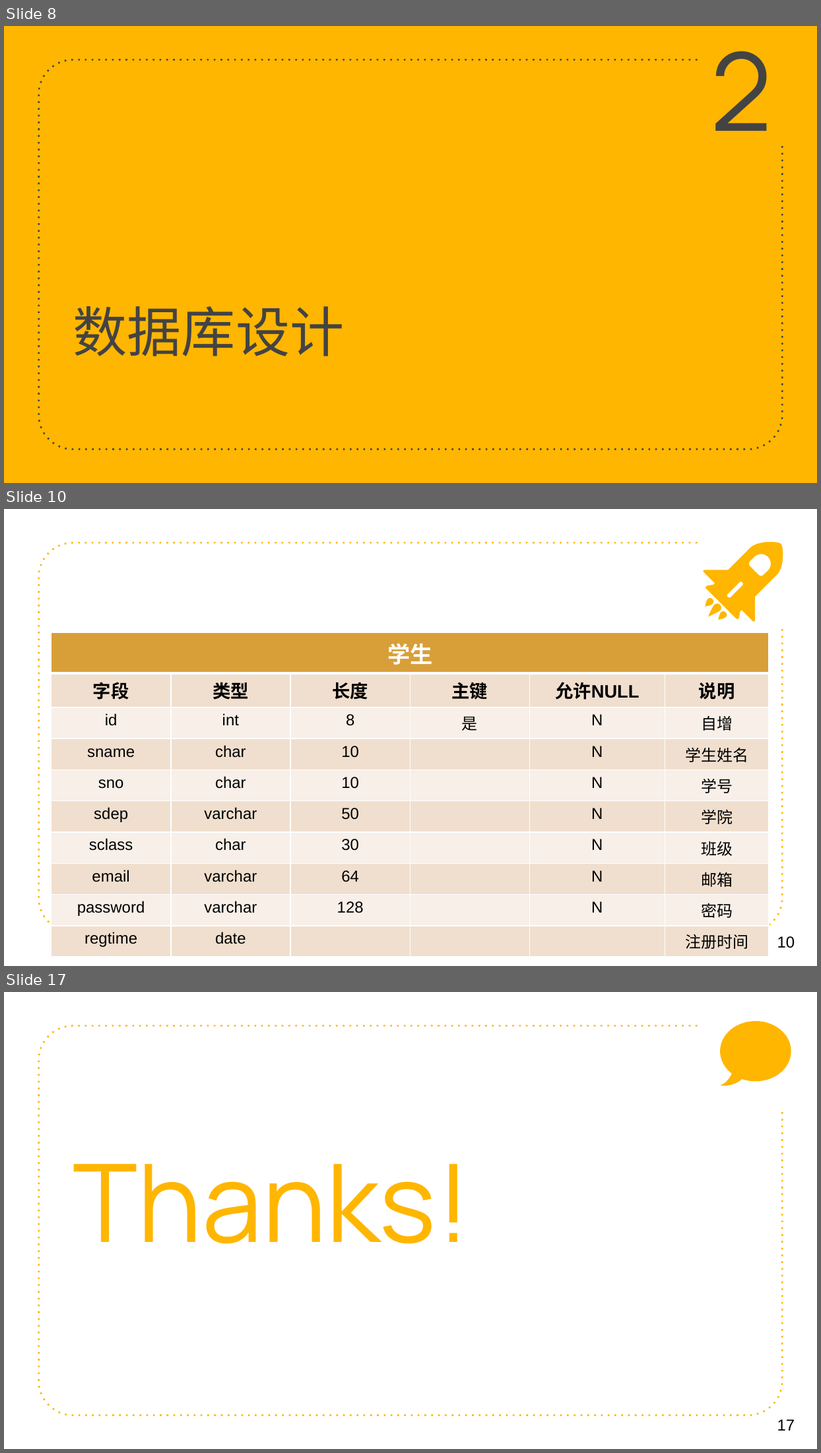
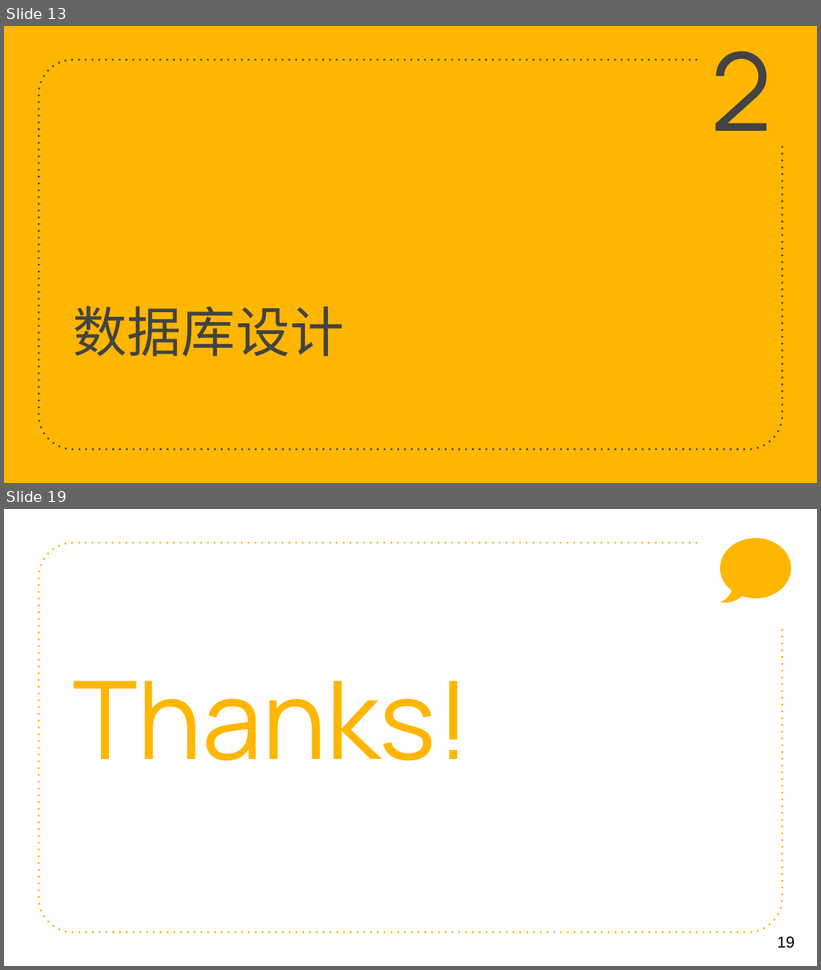
Before and after one commit to zeweidan/chicken_group_project, a slide deck: 技术实现.pptx. Shown one above the other, each under a label of ours: slides 8, 10 and 17 before the commit, slides 13 and 19 after it; the slides between them are not shown. The pictures are 821x1453 and 821x970 pixels, drawn with LibreOffice and Linux fonts; fonts in the diff are those of the drawing. Boxes give left, top, right and bottom in pixels: in the first picture for what was removed or moved away, otherwise in the second. Text is boxed around its words. In the diff, an @@ line names an element or a change of style, - is before the commit and + after.

```diff
--- a/技术实现.pptx
+++ b/技术实现.pptx
@@ slide 10 removed at box(4, 509, 817, 966), background #FFFFFF; not listed: 1 template element that a slide beside it also shows @@
@@ group removed at box(704, 543, 783, 622): 4 freeform shapes @@
@@ table removed at box(51, 632, 768, 952), 10 rows, 6 columns @@
-学生 |  |  |  |  | 
-字段 | 类型 | 长度 | 主键 | 允许NULL | 说明
-id | int | 8 | 是 | N | 自增
-sname | char | 10 |  | N | 学生姓名
-sno | char | 10 |  | N | 学号
-sdep | varchar | 50 |  | N | 学院
-sclass | char | 30 |  | N | 班级
-email | varchar | 64 |  | N | 邮箱
-password | varchar | 128 |  | N | 密码
-regtime | date |  |  |  | 注册时间
@@ page number removed at box(778, 937, 795, 949) @@
-10
@@ what was slide 8 is now slide 13 @@
@@ what was slide 17 is now slide 19 @@
@@ page number at box(778, 937, 795, 949): text changed @@
-17
+19
```
Also in this commit, not shown: 4 slides changed, 12 slides added, 9 other slides removed.
